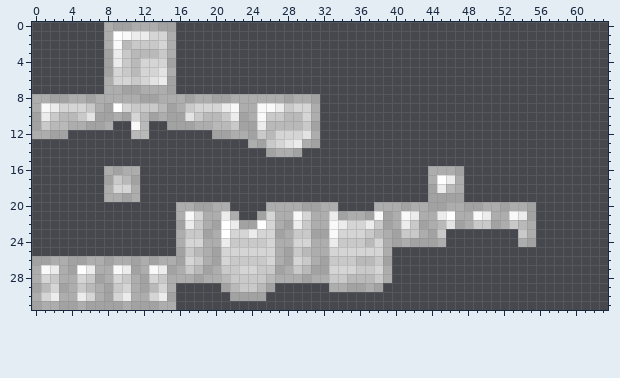
Pixel-art sprite, stored at src/main/resources/assets/riftup/textures/models/armor/cloth_layer_1.png. Above: the version before the commit.
The file is 64x32 pixels. Colours within 5 levels of each other are drawn and written as one.
The same view after the edit:
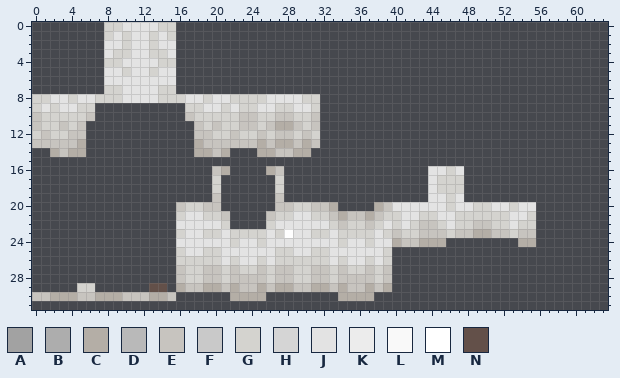
Palette (. is transparent): A #a2a2a2  B #adadad  C #b4aea6  D #b9b9b9  E #c7c4bf  F #c9c9c9  G #d4d3cf  H #d5d5d5  J #e3e3e3  K #ececec  L #f9f9f9  M #ffffff  N #635049
From old to new:
Changed rows in their new state; - is an unchanged pixel.
first column x 0:
 0 --------GGJJJJGG----------------------------------------
 1 --------GJGJJGJG----------------------------------------
 2 --------JJGJJGJJ----------------------------------------
 3 --------JGGJJGGJ----------------------------------------
 4 --------GGJJJJGG----------------------------------------
 5 --------JJGJJG-J----------------------------------------
 6 --------JJJJJ-JJ----------------------------------------
 7 --------GGJJJJGG----------------------------------------
 8 GGJJGJJGGGJJJJGGGJJGJJGGGGJJJJGG------------------------
 9 GJGJJGG..........GGJJGJGGJJGGJJG------------------------
10 EGGGGGE..........EGGGGGEEGGEEGGE------------------------
11 EGGEGE...--..--...EGEGGEEGECCEGE------------------------
12 GEGGEE-----..-----EEGGEGGEGEEGEG------------------------
13 EEEEEC------------CEEEEEECECCECE------------------------
14 --CECC------------CCEC---CCEECC-------------------------
16 --------....--------EC----CE----------------JJGJ--------
17 --------....--------G------G----------------JGGG--------
18 --------....--------G------G----------------JGGG--------
19 --------....--------E------E----------------JJGJ--------
20 ----------------EGGEE.----.EEGGEEC----CEJJJJJJGJJGGJJGJJ
21 ----------------GJJGGE.--.EGGJJGGECEECEGGJJGGJJGGGGGGJJG
22 ----------------JJJJJG....GJJJJJJGEGGEGJGJGEEG-GGEEGGJGG
23 ----------------GJJGGJGGGGJGMJJGGJGGGGJGEGGEEEGEECCEEGEE
24 ----------------JJJJJJGJJGJJJJJJJJGJJGJJCEECCC--------CC
25 ----------------GJJGGJJJJJJGGJJGGJJJJJJG----------------
26 ................GGGGGJGJJGJGGGGGGJGJJGJG----------------
27 ................EGGEEGEGGEGEEGGEEGEGGEGE----------------
28 ................EGGEEGEEEEGEEGGEEGEEEEGE----------------
29 .....GG......NN.CEECCECEECECCEECCECEECEC----------------
30 EECCCEECCCEEECCE------CCCC--------CCCC------------------
31 ................----------------------------------------
Where, in picture pixels (left, top, right, bottom), the same in both pictures:
changed: (32, 22, 536, 310)
